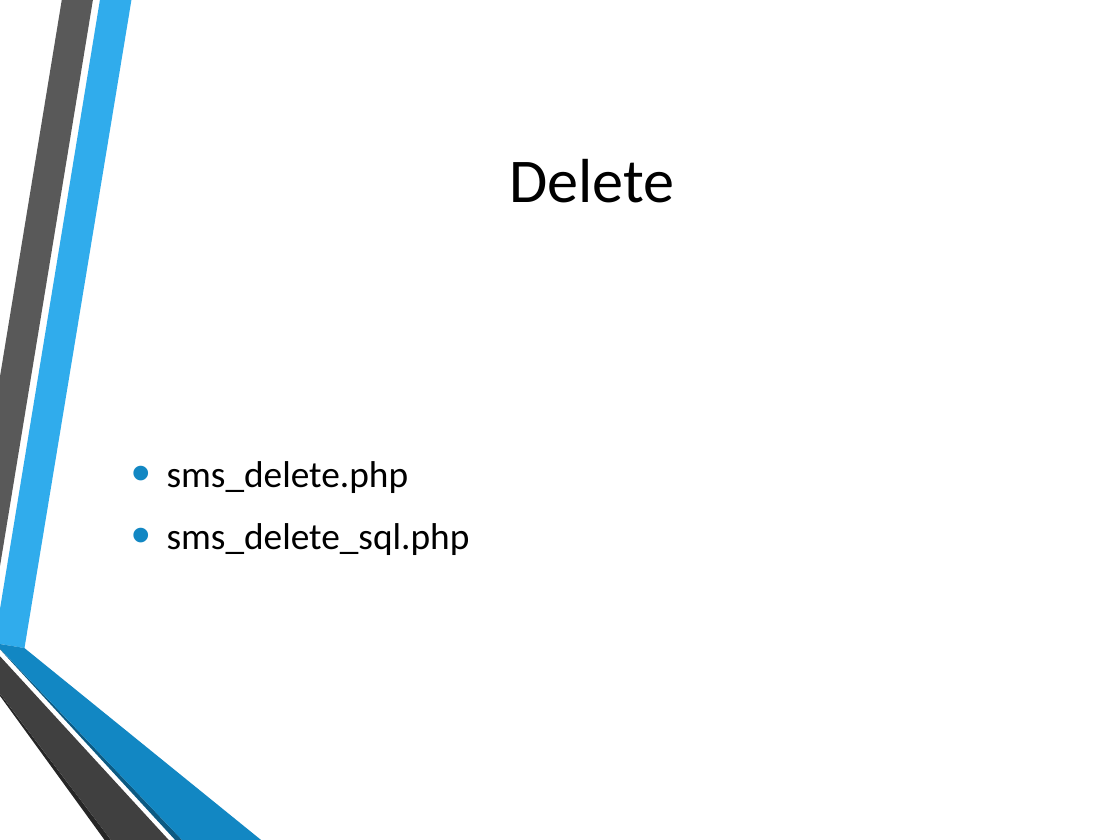
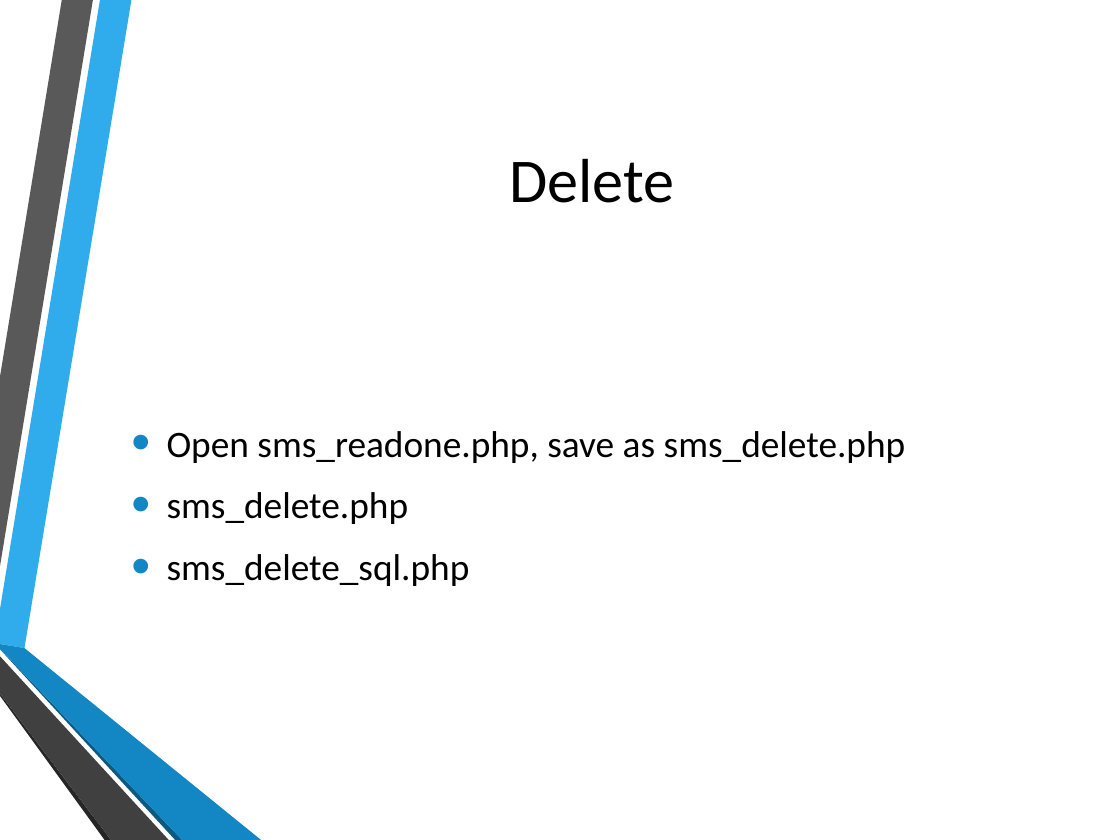
Before and after one commit to hatted/fevaworks-php, a slide deck: slide 26 of php-fw9/SMS.pptx. Drawn at 1120x840 pixels with LibreOffice and Linux fonts; fonts in the diff are those of the drawing; background and template pictures are left out. Boxes give left, top, right and bottom in pixels: in the first picture for what was removed or moved away, otherwise in the second. Text is boxed around its words. In the diff, an @@ line names an element or a change of style, - is before the commit and + after.

```diff
--- a/php-fw9/SMS.pptx
+++ b/php-fw9/SMS.pptx
@@ text at [167, 431, 906, 463]: paragraph added @@
+• Open sms_readone.php, save as sms_delete.php
```
Also in this commit, not shown: 2 other slides changed, 15 other files.
